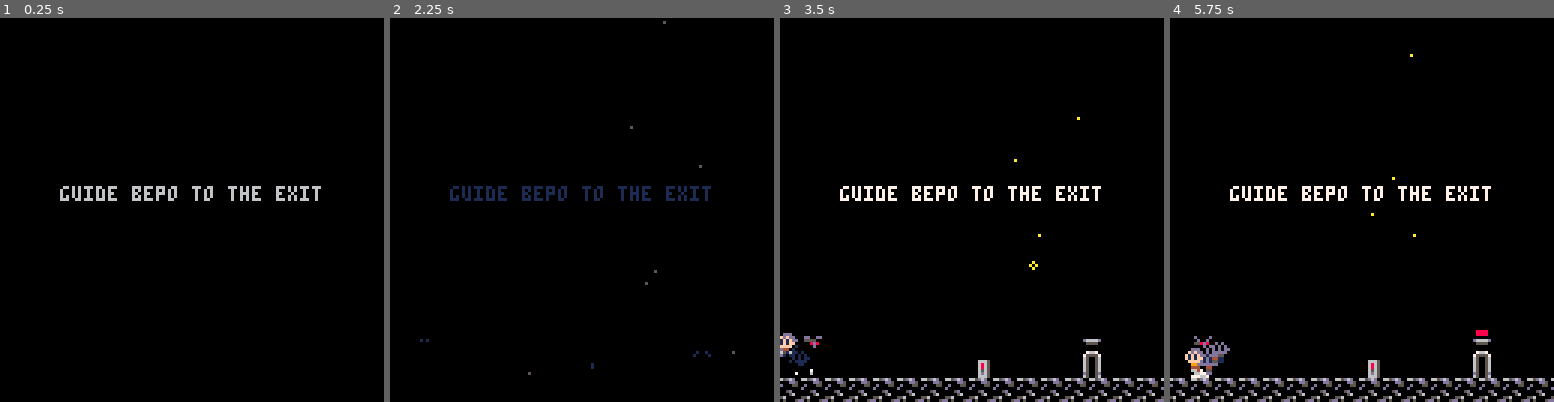
Above: before the commit, frames 1-4 (left to right).
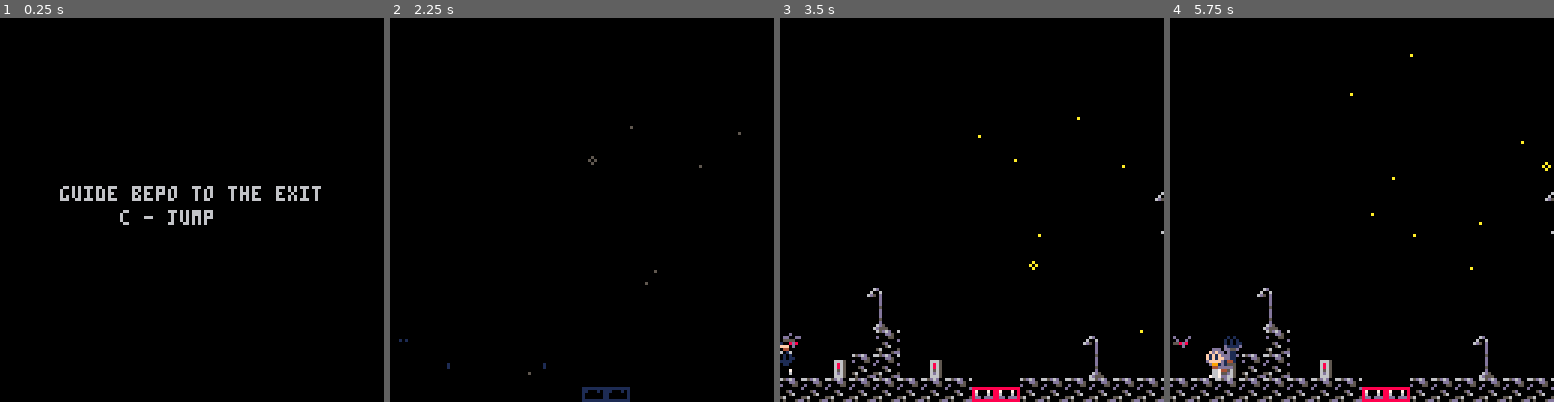
Above: after the commit, the same moments.

Repository: wesen/carts
Game: PICO-8 cartridge games/the-moth/the-moth.p8
The game is run twice, just before and just after one commit, with the same random seed, the same clock (stepped at 60 frames per second) and the same inputs.
Inputs:
- Up to frame 1 (0.25 s): no input
- Up to frame 2 (2.25 s): tap X (X key) at 0.33, 1.07, 1.85 s; tap O (Z key) at 0.7, 1.7, 2.1 s; hold Right 1.6-2.1 s; hold Up from 2.15 s (still down)
- Up to frame 3 (3.5 s): release Up at 2.42 s; hold Right 2.47-3.03 s; tap O (Z key) at 2.5, 2.9, 3.3 s; tap X (X key) at 2.97 s; hold Left from 3.08 s (still down)
- Up to frame 4 (5.75 s): release Left at 3.58 s; hold Down 3.63-3.97 s; tap O (Z key) every 0.4 s from 3.7 to 5.7 s; hold Right 4.02-4.68 s; tap X (X key) at 4.08, 5.2 s; hold Up 4.73-5.03 s; hold Left 5.08-5.68 s; hold Down from 5.73 s (still down)

The runs differ from the first frame. In frame 1, 0.3% of the frame differs, in the area x 31-56%, y 50-54%; in frame 2, 1.5%; in frame 3, 3.4%; in frame 4, 4.0%, in the area x 0-100%, y 19-100%.

Commit message:
Add transition fx

Diff:
--- a/games/the-moth/fade.lua
+++ b/games/the-moth/fade.lua
@@ -11,7 +11,6 @@
   if (col==8) col=5
   pal(j,col,_pal)
  end
- printh("correct red and stuff")
 end
 
 -- fade
--- a/games/the-moth/main.lua
+++ b/games/the-moth/main.lua
@@ -1,8 +1,7 @@
 main_camera=cls_camera.init()
 
 function _init()
- -- music(0)
- game:load_level(1)
+ game:load_level(2)
 end
 
 function _draw()
@@ -37,6 +36,7 @@
 
  if game.current_level==1 then
   print("guide bepo to the exit", 20, 56, 7)
+  print("c - jump", 40, 64, 7)
  end
 
 end
--- a/games/the-moth/moth.lua
+++ b/games/the-moth/moth.lua
@@ -62,8 +62,8 @@
   end
  end
 
- local maxvel=.5
- local accel=0.2
+ local maxvel=.8
+ local accel=0.05
  local dist=self.target-self.pos
  self.target_dist=dist:magnitude()
 
--- a/games/the-moth/spikes.lua
+++ b/games/the-moth/spikes.lua
@@ -18,4 +18,7 @@
 
 function cls_spikes:draw()
  spr(spr_spikes,self.pos.x,self.pos.y)
+ local bbox=self:bbox()
+ local bbox_col=8
+ bbox:draw(bbox_col)
 end
--- a/games/the-moth/the-moth.p8
+++ b/games/the-moth/the-moth.p8
@@ -421,7 +421,6 @@
   if (col==8) col=5
   pal(j,col,_pal)
  end
- printh("correct red and stuff")
 end
 
 -- fade
@@ -761,8 +760,8 @@
   end
  end
 
- local maxvel=.5
- local accel=0.2
+ local maxvel=.8
+ local accel=0.05
  local dist=self.target-self.pos
  self.target_dist=dist:magnitude()
 
@@ -1312,6 +1311,9 @@
 
 function cls_spikes:draw()
  spr(spr_spikes,self.pos.x,self.pos.y)
+ local bbox=self:bbox()
+ local bbox_col=8
+ bbox:draw(bbox_col)
 end
 cls_moving_platform=subclass(typ_moving_platform,cls_actor,function(pos)
  cls_actor._ctr(self,pos)
@@ -1613,8 +1615,7 @@
 main_camera=cls_camera.init()
 
 function _init()
- -- music(0)
- game:load_level(1)
+ game:load_level(2)
 end
 
 function _draw()
@@ -1649,6 +1650,7 @@
 
  if game.current_level==1 then
   print("guide bepo to the exit", 20, 56, 7)
+  print("c - jump", 40, 64, 7)
  end
 
 end
@@ -1920,11 +1922,11 @@
 0000000000000000000000000000000000000000000000000000000000000000000000000000000000000000000000000000000000000000000000000000000000000000000000000000000000000000000000000000000000000000000000000000000000000000000000000000000000000000000000000000000000000000
 0000000000000000000000000000000000000000000000000000000000000000000000000000000000000000000000000000000000000000000000000000000000000000000000000000000000000000000000000000000000000000000000000000000000000000000000000000000000000000000000000000000000000000
 0000557900000000000000540000000000000000000000000000000000000000000000000000000000000000000000000000000000000000000000000000000000000000000000000000000000000000000000000000090a00000000000000000000000000000000000000000000000000000000000000000000000000000000
-0000000040404040400000460000000000000000000000000000000000000000000000000000000000000000000000000000000000000000000000000000000000000000000000000000000000000000000000000000191a000000000000000000000000000000000000000000090a0000000000000000000000000000000000
-0000050000006667000000414040404000000000000000000000000000000000000000000000000000000000000000000000000000000000000000000000000000000000000000000000000000000000090a090a090a090a0000000000000000000000090a090a000000000000191a0000000000000000000000000000000000
-4000626300005477000000000000000000000000000000000000000000000000626300560066670000000000000000000000000000000000000000000000000000000000000000000000000000000000191a191a191a191a0000000000000000000000191a191a000000000000090a0000000000000000000000000000000000
-000055730000414141404040000000000000000000000000000000000000000057730046005677000000000000000000000000000000000000000000000000000000000000000000000000000000090a090a00000000000000000000000000090a090a00000000000000000000191a0000000000000000000000000000000000
-4040404000000000005500000000000000000000006b6b00000000000000000000404440444040000000000000000000000000000000000000000000000000000000000000000000000000000000191a191a00000000000000000000000000191a191a00000000000000000000000000000000090a090a000000000000000000
+0000000040404040400000460000000000000000000000000000000000000000000056000000000000000000000000000000000000000000000000000000000000000000000000000000000000000000000000000000191a000000000000000000000000000000000000000000090a0000000000000000000000000000000000
+0000050000006667000000414040404000000000000000000000000000000062630046000000000000000000000000000000000000000000000000000000000000000000000000000000000000000000090a090a090a090a0000000000000000000000090a090a000000000000191a0000000000000000000000000000000000
+4000626300005477000000000000000000000000000000000000000000000057730000000066670000000000000000000000000000000000000000000000000000000000000000000000000000000000191a191a191a191a0000000000000000000000191a191a000000000000090a0000000000000000000000000000000000
+000055730000414141404040000000000000000000000000000000000000000040004044405677000000000000000000000000000000000000000000000000000000000000000000000000000000090a090a00000000000000000000000000090a090a00000000000000000000191a0000000000000000000000000000000000
+4040404000000000005500000000000000000000006b6b00000000000000000000404040404040000000000000000000000000000000000000000000000000000000000000000000000000000000191a191a00000000000000000000000000191a191a00000000000000000000000000000000090a090a000000000000000000
 0000000000400000014600000000000000000062636b7b000000000000000000000000005700000000000000000000000000000000000000000000000000000000000000000000000000000000000000000000000000000000000000000000090a000000000000000000000000000000000000191a191a000000000000000000
 00000000004000404040000000000000000000557300000000000000000000000000006b460000004040004444000000000000000000000000000000000000000000000000000000000000090a000000000000000000000000000000000000191a000000000000000000000000090a00000000090a090a000000000000000000
 000000000000000000000000000000000500540040005500000000006263000000004141414100000000404040400000000000000000000000000000000000000000000000000000000000191a000000000000000000000000000000000000090a000000000000000000000000191a00000000191a191a000000000000000000
Not shown, changed: the music (__music__) section of games/the-moth/the-moth.p8
Not shown, changed: the sound effects (__sfx__) section of games/the-moth/the-moth.p8
